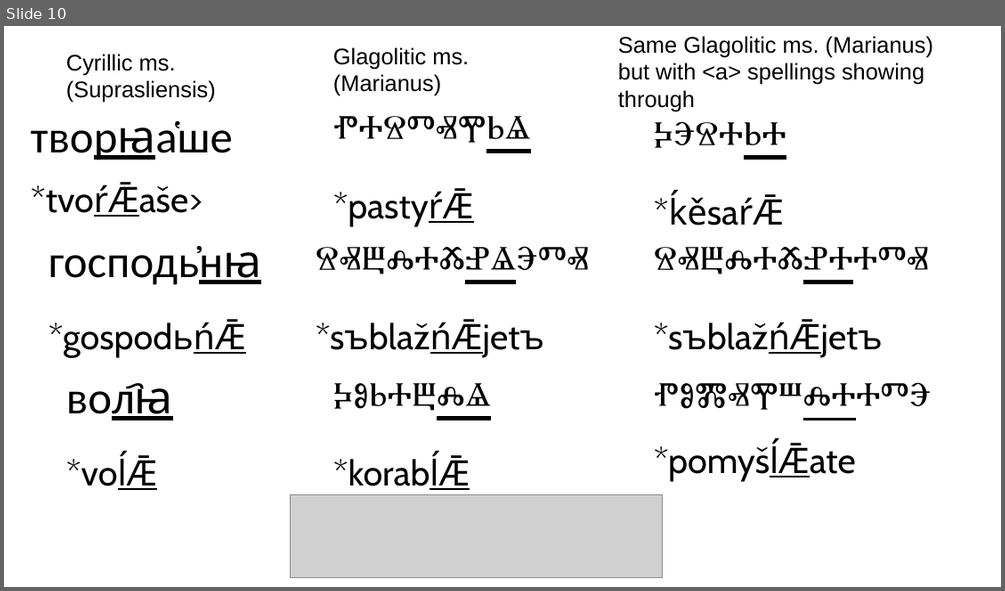
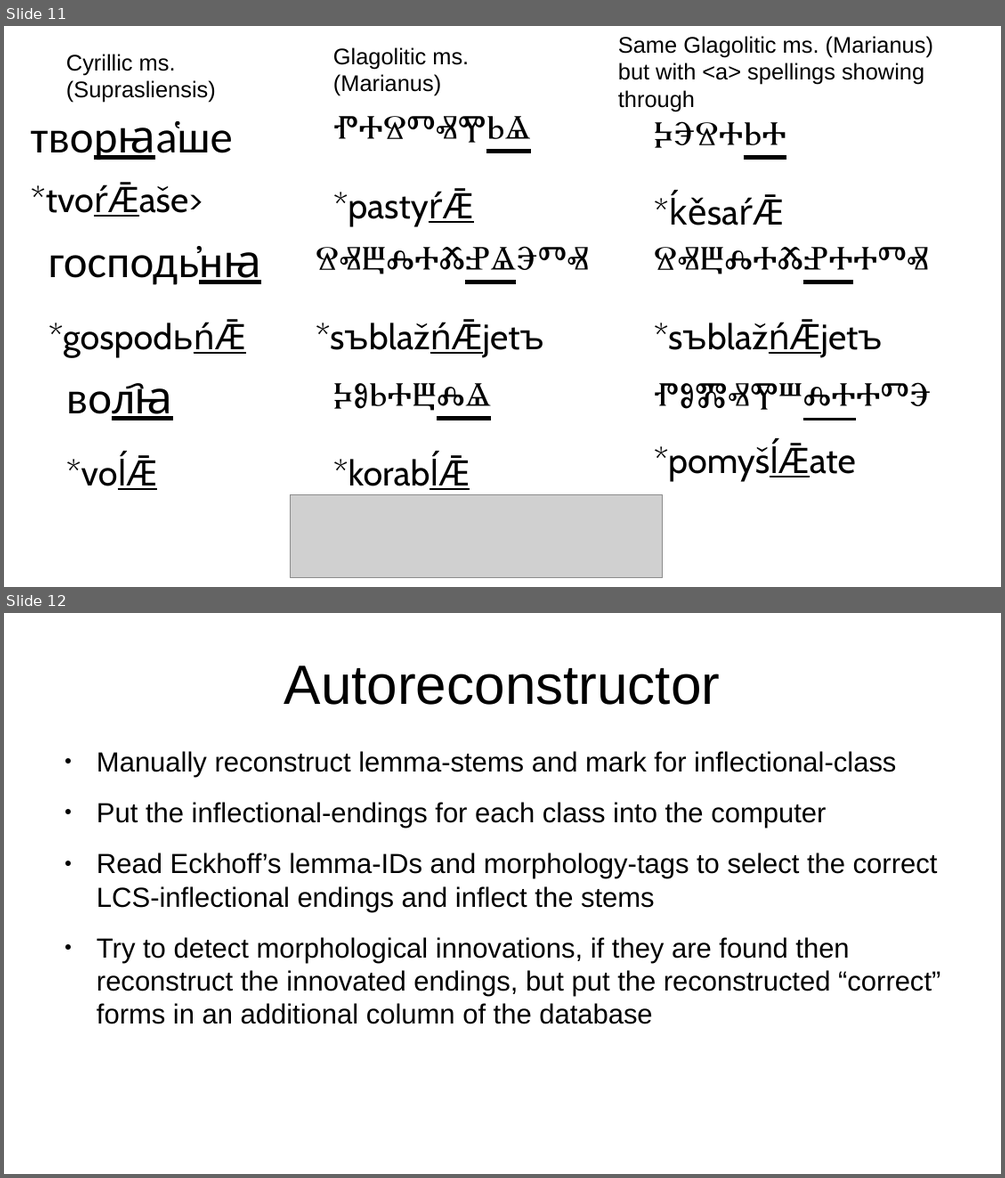
Before and after one commit to 12401453/torot_2023, a slide deck: presentation/thesis_workshop_slides.odp. Shown one above the other, each under a label of ours: slide 10 before the commit, slides 11 and 12 after it. The pictures are 1005x591 and 1005x1178 pixels, drawn with LibreOffice and Linux fonts; fonts in the diff are those of the drawing; grey boxes stand for pictures. Boxes give left, top, right and bottom in pixels: in the first picture for what was removed or moved away, otherwise in the second. Text is boxed around its words. In the diff, an @@ line names an element or a change of style, - is before the commit and + after.

```diff
--- a/presentation/thesis_workshop_slides.odp
+++ b/presentation/thesis_workshop_slides.odp
@@ slide 12 added at [4, 613, 1001, 1174], background #FFFFFF @@
@@ title added at [284, 666, 720, 705], 44 pt, text #000000 @@
+Autoreconstructor
@@ text added at [97, 751, 940, 1024], 22 pt, text #000000 @@
+● Manually reconstruct lemma-stems and mark for inflectional-class
+● Put the inflectional-endings for each class into the computer
+● Read Eckhoff’s lemma-IDs and morphology-tags to select the correct LCS-inflectional endings and inflect the stems
+● Try to detect morphological innovations, if they are found then reconstruct the innovated endings, but put the reconstructed “correct” forms in an additional column of the database
@@ what was slide 10 is now slide 11 @@
```
Also in this commit, not shown: 3 slides changed, 1 other slide added, 1 other file.
